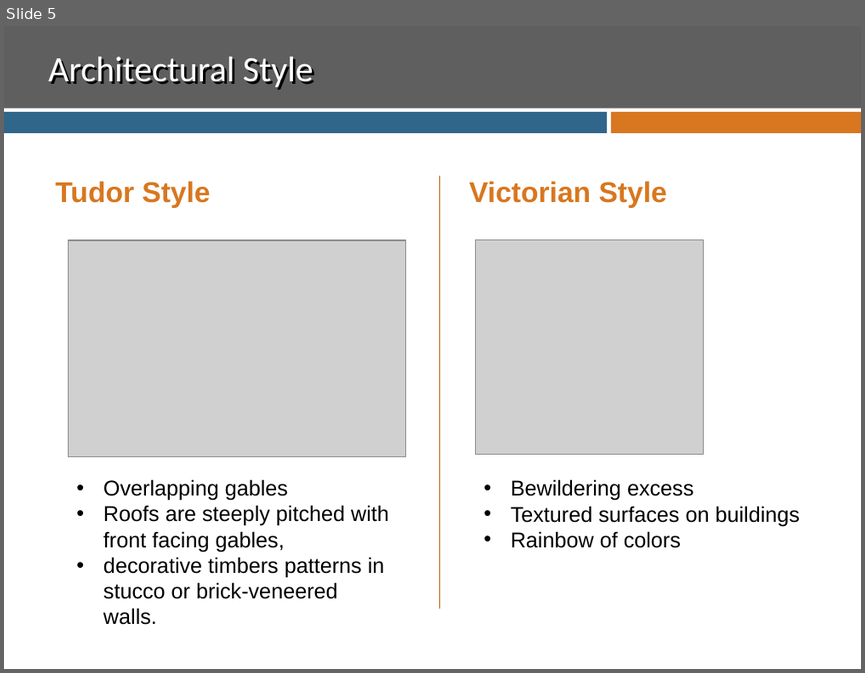
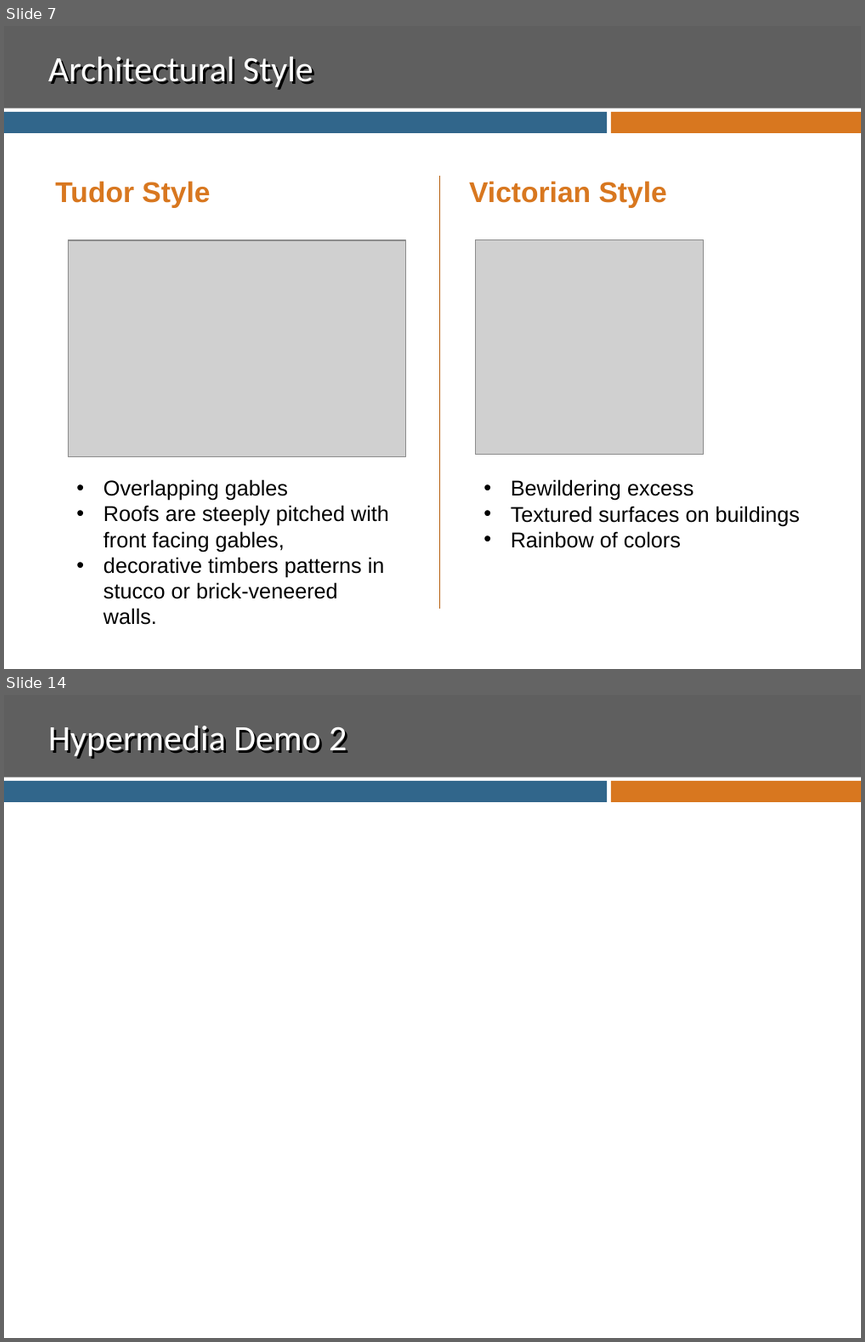
Before and after one commit to ssuing8825/CodeCamp.Web, a slide deck: REST.pptx. Shown one above the other, each under a label of ours: slide 5 before the commit, slides 7 and 14 after it; the slides between them are not shown. The pictures are 865x673 and 865x1342 pixels, drawn with LibreOffice and Linux fonts; fonts in the diff are those of the drawing; grey boxes stand for pictures; background and template pictures are left out. Boxes give left, top, right and bottom in pixels: in the first picture for what was removed or moved away, otherwise in the second. Text is boxed around its words. In the diff, an @@ line names an element or a change of style, - is before the commit and + after.

```diff
--- a/REST.pptx
+++ b/REST.pptx
@@ slide 14 added at (4,695,861,1338), background #FFFFFF; not listed: 3 template elements that a slide beside it also shows @@
@@ title added at (48,726,347,759), 30 pt, text #FFFFFF @@
+Hypermedia Demo 2
@@ what was slide 5 is now slide 7 @@
```
Also in this commit, not shown: 2 slides changed, 8 other slides added.
